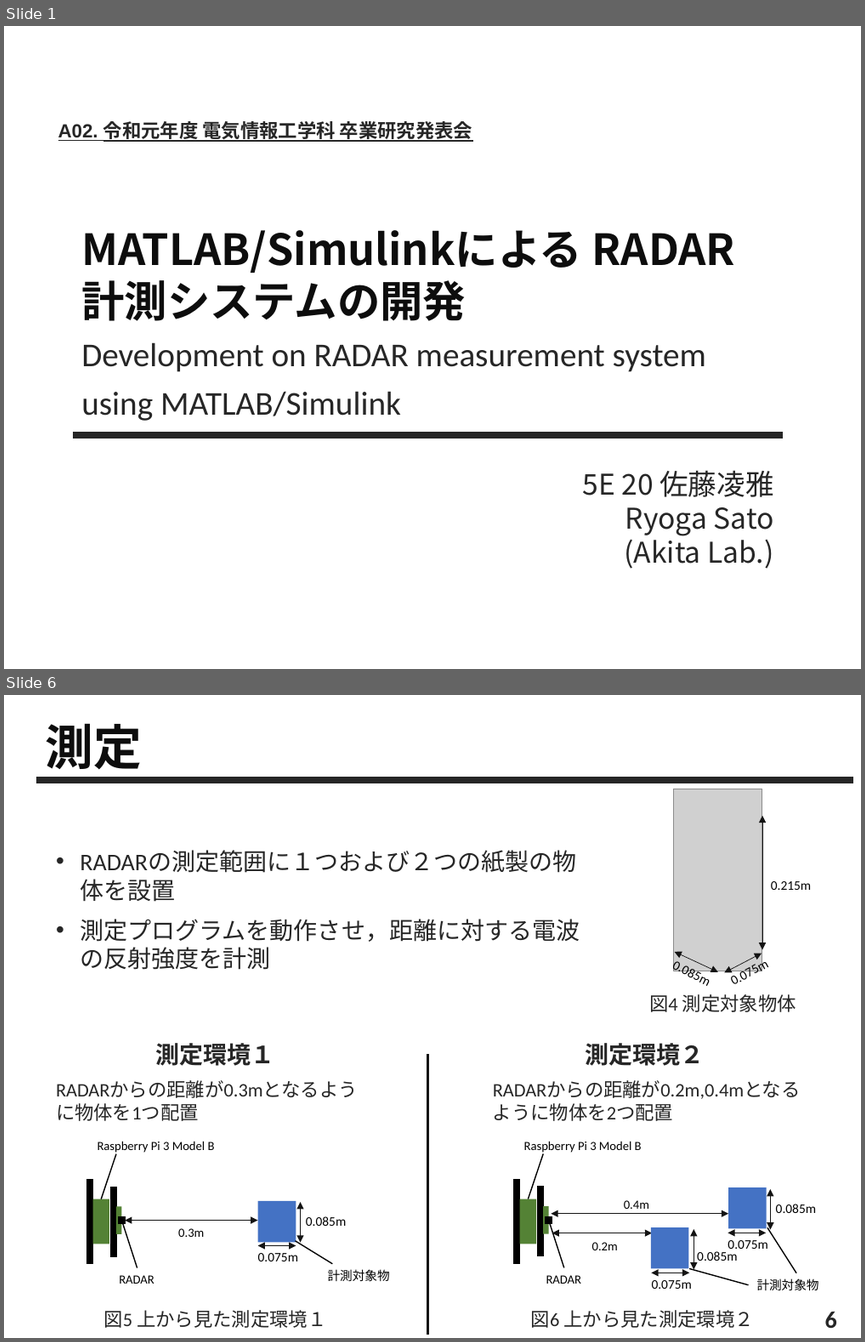
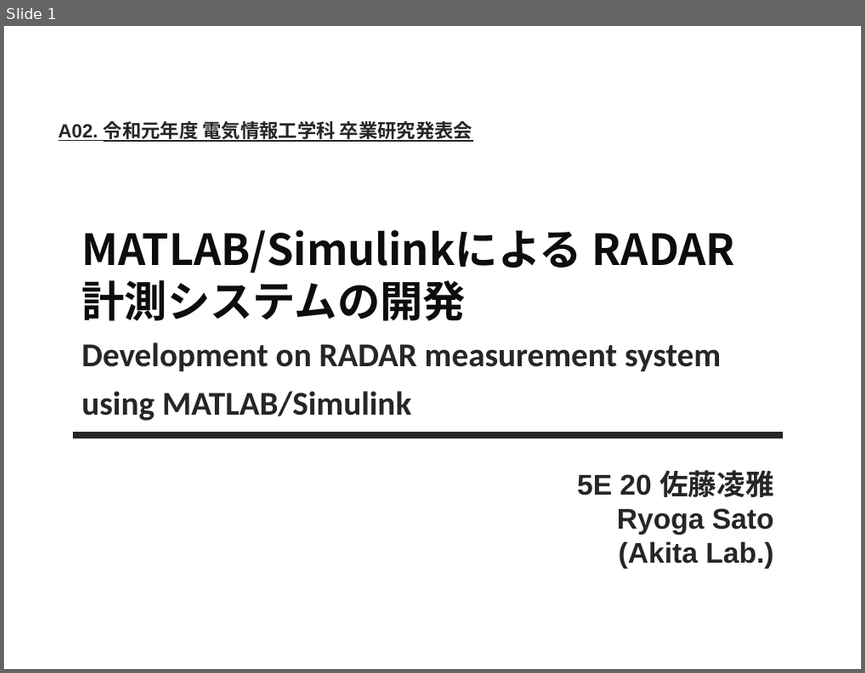
Before and after one commit to surpace0924/thesis_2019, a slide deck: presentation/A02_佐藤凌雅_秋田研究室_R1卒研本発表.pptx. Shown one above the other, each under a label of ours: slides 1 and 6 before the commit, slide 1 after it; the slides between them are not shown. The pictures are 865x1342 and 865x673 pixels, drawn with LibreOffice and Linux fonts; fonts in the diff are those of the drawing; grey boxes stand for pictures. Boxes give left, top, right and bottom in pixels: in the first picture for what was removed or moved away, otherwise in the second. Text is boxed around its words. In the diff, an @@ line names an element or a change of style, - is before the commit and + after.

```diff
--- a/presentation/A02_佐藤凌雅_秋田研究室_R1卒研本発表.pptx
+++ b/presentation/A02_佐藤凌雅_秋田研究室_R1卒研本発表.pptx
@@ slide 6 removed at (4, 695, 861, 1338), background #FFFFFF @@
@@ text removed at (45, 723, 141, 777) @@
-測定
@@ line removed from (36, 780) to (853, 780) @@
@@ group removed at (671, 789, 811, 984): 3 texts, 3 double arrows, 1 picture @@
-0.085m
-0.075m
-0.215m
@@ text removed at (80, 919, 579, 970) @@
-• RADARの測定範囲に１つおよび２つの紙製の物体を設置
-• 測定プログラムを動作させ，距離に対する電波の反射強度を計測
@@ text removed at (649, 994, 796, 1012) @@
-図4 測定対象物体
@@ text removed at (156, 1043, 275, 1066) @@
-測定環境１
@@ text removed at (585, 1043, 704, 1066) @@
-測定環境２
@@ line removed from (428, 1054) to (428, 1334) @@
@@ text removed at (56, 1080, 358, 1098) @@
-RADARからの距離が0.3mとなるように物体を1つ配置
@@ text removed at (493, 1080, 800, 1099) @@
-RADARからの距離が0.2m,0.4mとなるように物体を2つ配置
@@ double arrow removed from (301, 1242) to (301, 1202) @@
@@ text removed at (624, 1200, 649, 1208) @@
-0.4m
@@ rectangle removed at (728, 1187, 766, 1228) @@
@@ double arrow removed from (770, 1230) to (770, 1189) @@
@@ text removed at (776, 1203, 816, 1213) @@
-0.085m
@@ group removed at (90, 1140, 390, 1283): 6 lines, 4 texts, 3 rectangles, 1 double arrow @@
-計測対象物
-Raspberry Pi 3 Model B
-RADAR
-0.3m
@@ text removed at (306, 1216, 346, 1225) @@
-0.085m
@@ double arrow removed from (551, 1213) to (728, 1213) @@
@@ rectangle removed at (651, 1227, 688, 1268) @@
@@ double arrow removed from (693, 1269) to (693, 1229) @@
@@ line removed from (796, 1272) to (767, 1227) @@
@@ double arrow removed from (296, 1245) to (257, 1245) @@
@@ text removed at (258, 1253, 298, 1261) @@
-0.075m
@@ group removed at (517, 1140, 819, 1291): 6 lines, 4 texts, 2 rectangles, 1 double arrow @@
-計測対象物
-Raspberry Pi 3 Model B
-RADAR
-0.2m
@@ text removed at (697, 1251, 737, 1263) @@
-0.085m
@@ text removed at (727, 1240, 767, 1248) @@
-0.075m
@@ double arrow removed from (766, 1232) to (728, 1232) @@
@@ double arrow removed from (689, 1272) to (651, 1272) @@
@@ text removed at (652, 1280, 692, 1288) @@
-0.075m
@@ text removed at (104, 1310, 326, 1327) @@
-図5 上から見た測定環境１
@@ text removed at (531, 1310, 754, 1327) @@
-図6 上から見た測定環境２
@@ text removed at (825, 1311, 837, 1327) @@
-6
@@ slide 1 changed as well @@
@@ subtitle "Development on RADAR measurement system" at (81, 342, 721, 420): bold on @@
@@ text "5E 20 佐藤凌雅" at (577, 470, 774, 568): font Noto Sans CJK JP to Arial, bold on @@
```
Also in this commit, not shown: 5 slides added, 6 other slides removed.
